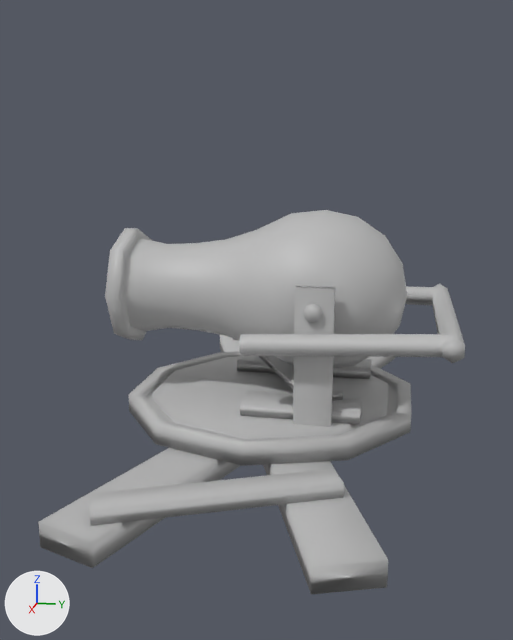
The FBX model RaiderRoad/Assets/Art/Models/Car Weapons/Cannon/Cannon.fbx, before and after one commit.
Both versions are drawn from a 50 mm camera at (2.33, 0.41, 0.96) aimed at (0.07, -0.04, 0.4). The lights are fixed; the arrows at lower left show +X, +Y and +Z. Where no turn or scale is listed for an object, it has been applied to the vertices.

Names of what the first picture shows: 'BaseCrossbar2x4', 'BaseMountPlank', 'BaseMountPlank1', 'L_Base2x4', 'L_Base2x4.001', 'L_Mount2x4', 'R_Base2x4.001', 'RotatingBase', 'ShellBase', 'cannonBarrel', 'pipeHandle'.
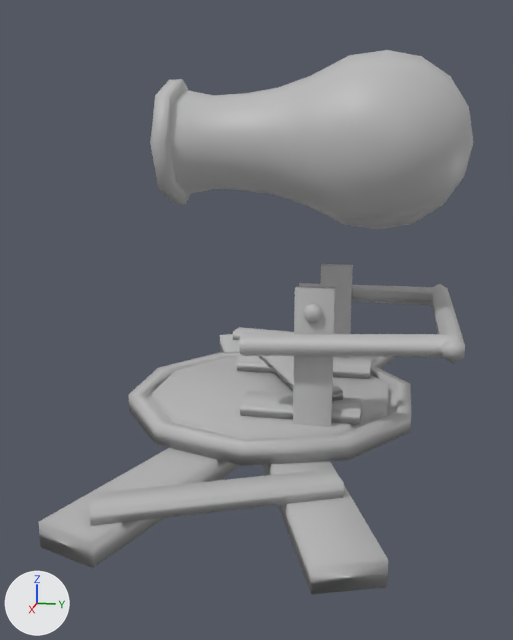
Pixel boxes [x1, y1, x2, y2] of what changed, in the pictures (513 x 640 px):
```json
{"object": "cannonBarrel", "change": "moved, turned, rescaled", "before": [105, 210, 407, 369], "after": [150, 50, 473, 229]}
{"object": "R_Mount2x4", "change": "unchanged, uncovered by the edit", "after": [320, 264, 353, 358]}
```

Edits to the scene script, one JSON object a line:
```json
{"block": "me_mesh_024", "where": "me_mesh_024.from_pydata(...)  # 122 vertices, 120 faces; spans x -27.2..27.2, y -27.2..27.2, z -27.2..69.2"}
{"block": "me_mesh_024", "where": "# used by ob_cannonbarrel; parent = ob_cannonmount; location = (0.0, 37.57, -17.27); rotation_euler = (0.00255, 0.0, 0.0), in degrees (0.1, 0, 0)"}
{"block": "me_mesh_024", "change": "me_mesh_024 part 1: the whole mesh is moved by (0.0, 48.4, -17.3)"}
{"op": "remove", "block": "ob_cannonbarrel", "code": "ob_cannonbarrel.parent = ob_cannonmount"}
{"op": "set", "path": "ob_cannonbarrel.location", "old": "(0.0, 37.57, -17.27)", "new": "(0.0, 0.174, 0.483)"}
{"op": "set", "path": "ob_cannonbarrel.rotation_euler", "old": "(0.00255, 0.0, 0.0)", "new": "(1.573, 0.0, 0.0)", "note": "degrees (0.1, 0, 0) -> degrees (90, 0, 0)"}
{"op": "set", "path": "ob_cannonbarrel.scale", "old": "(1.0, 1.0, 1.0)", "new": "(0.01, 0.01, 0.01)"}
```
